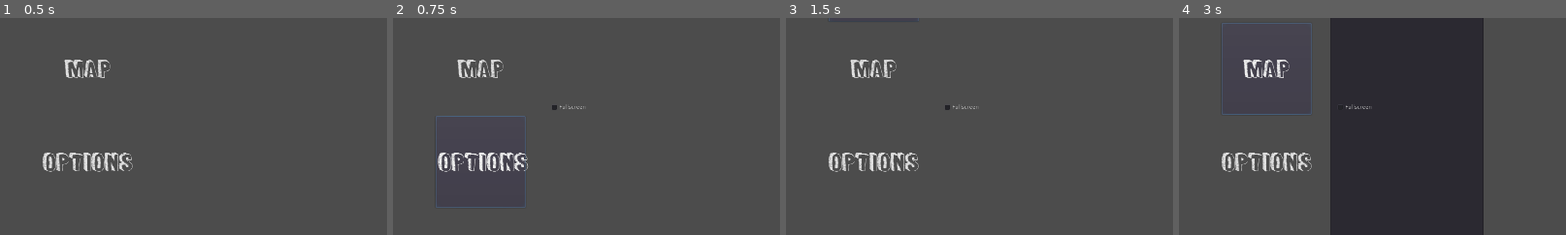
Above: before the commit, frames 1-4 (left to right).
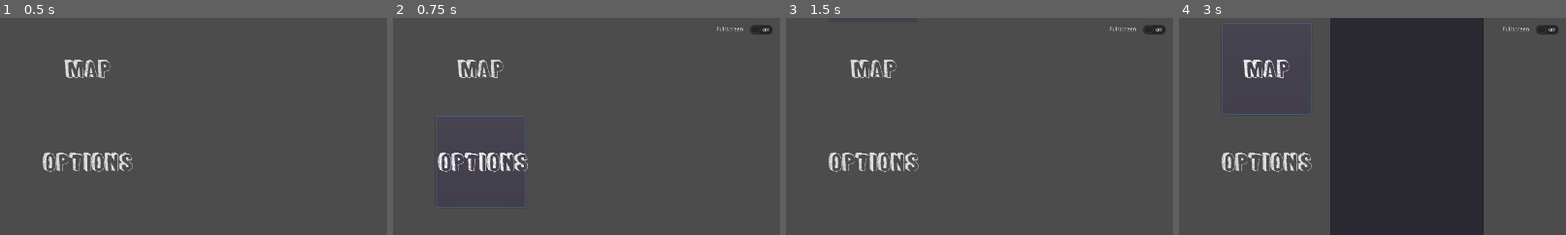
Above: after the commit, the same moments.

Repository: Lexxn0x3/Dungeons_and_Dragons
Game: Godot game, scene res://Main.tscn
Two runs of this game, one before a commit and one after it. Both use one fixed random seed, a clock stepped at 60 frames per second and the inputs below. The engine's default icon, where the game draws it, is replaced by a stand-in: a white triangle on a blue panel in a dark square.
Inputs:
- Up to frame 1 (0.5 s): no input
- Up to frame 2 (0.75 s): click "Options" at 0.5 s
- Up to frame 3 (1.5 s): click "Start" at 1.25 s
- Up to frame 4 (3 s): click "Start" at 2 s; click "Map" at 2.75 s
The pictures show only the part of the screen within x 1-51%, y 28-78%; the shares and areas given below are measured in that part.

Frame 1 is identical in both runs. In frame 2, 0.3% of the frame differs, in the area x 41-98%, y 3-43%; in frame 3, 0.3%; in frame 4, 0.3%.
Error after the commit: Invalid set index 'pressed' (on base: 'CheckButton') with value of type 'Nil'. (res://Options.gd:11)

Commit message:
Options and Escape Menu Improvements

Diff:
--- a/Game GoDot/EscMenu.gd
+++ b/Game GoDot/EscMenu.gd
@@ -22,4 +22,17 @@
 
 
 func _on_Resume_pressed():
-	pass
+	get_parent().playing = true
+	self.queue_free()
+	if get_parent().optionsShown == true:
+		get_parent()._instance_options()
+
+
+func _on_Options_pressed():
+	get_parent()._instance_options()
+
+
+func _on_MainMenu_button_pressed():
+	get_parent()._queue_free_player_map_escMenu_options()
+	get_parent()._instance_MainMenu()
+	get_parent().playing = false
--- a/Game GoDot/EscMenu.tscn
+++ b/Game GoDot/EscMenu.tscn
@@ -6,23 +6,45 @@
 script = ExtResource( 1 )
 
 [node name="Button" type="Button" parent="."]
-margin_left = 30.9846
-margin_top = 17.364
-margin_right = 237.985
-margin_bottom = 104.364
+margin_left = 34.3781
+margin_top = 311.32
+margin_right = 241.379
+margin_bottom = 398.32
 text = "Quit"
 __meta__ = {
 "_edit_use_anchors_": false
 }
 
 [node name="Button2" type="Button" parent="."]
-margin_left = 35.0857
-margin_top = 136.296
-margin_right = 242.086
-margin_bottom = 223.296
+margin_left = 33.4567
+margin_top = 10.2404
+margin_right = 240.457
+margin_bottom = 97.2405
 text = "Resume"
+__meta__ = {
+"_edit_use_anchors_": false
+}
+
+[node name="Button3" type="Button" parent="."]
+margin_left = 33.4567
+margin_top = 115.933
+margin_right = 240.457
+margin_bottom = 202.933
+text = "Options"
+__meta__ = {
+"_edit_use_anchors_": false
+}
+
+[node name="Button4" type="Button" parent="."]
+margin_left = 33.4567
+margin_top = 212.833
+margin_right = 240.457
+margin_bottom = 299.833
+text = "Main Menu"
 __meta__ = {
 "_edit_use_anchors_": false
 }
 [connection signal="pressed" from="Button" to="." method="_quit_Button_pressed"]
 [connection signal="pressed" from="Button2" to="." method="_on_Resume_pressed"]
+[connection signal="pressed" from="Button3" to="." method="_on_Options_pressed"]
+[connection signal="pressed" from="Button4" to="." method="_on_MainMenu_button_pressed"]
--- a/Game GoDot/Main.gd
+++ b/Game GoDot/Main.gd
@@ -2,38 +2,46 @@
 var mapScene
 var map
 var playerScene = load("res://Player/Player.tscn")
-var player = playerScene.instance()
+var player
+var optionsShown = false
+var optionsScene = load("res://Options.tscn")
+var options
+var mainMenu
 
 #Esc Menu
-var EscMenu
+var EscMenu = load("res://EscMenu.tscn")
 var menu
 
 var playing = false
 
-signal switchMenu
-
 # Called when the node enters the scene tree for the first time.
 func _ready():
-	EscMenu = load("res://EscMenu.tscn")
-	var config = ConfigFile.new()
-	config.save("user://settings.cfg")
+	var config = ConfigFile.new()                                               #creates config file in case
+	var err = config.load("user://settings.cfg")                                #it dosent exist already
+	if err == 7:
+		config.save("user://settings.cfg")
+	_instance_MainMenu()
+
+	if _read_ConfigFile("Graphics", "Fullscreen") == true||false:
+		OS.window_fullscreen = _read_ConfigFile("Graphics", "Fullscreen")
 
 func _process(delta):
 	pass
 
 func _input(ev):
-	if Input.is_action_pressed("ui_cancel") && playing == true:
+	if Input.is_action_just_pressed("ui_cancel") && playing == true:
 		menu = EscMenu.instance()
 		add_child(menu)
 		playing = false
 		print("add")
-#	if Input.is_action_pressed("ui_cancel") && playing == false:
-#		remove_child(menu)
-#		print("remove")
-#		playing = true
+	elif Input.is_action_just_pressed("ui_cancel") && playing == false:
+		playing = true
+		print("remove")
+		menu.queue_free()
 
 func _on_MainMenu_hitPlay():
-	var item = $MainMenu.get_selected_map()
+	player = playerScene.instance()
+	var item = mainMenu.get_selected_map()
 	if item != PoolIntArray():
 		if item == PoolIntArray([0]):
 			mapScene = load("res://Maps/The Dark Pit of Gothmog of Udun/The Dark Pit of Gothmog of Udun.tscn")
@@ -42,5 +50,42 @@
 		map = mapScene.instance()
 		add_child(map)
 		add_child(player)
-		$MainMenu.switch_Menu_visibility()
+		mainMenu.queue_free()
 		playing = true
+		if optionsShown == true:
+			options.queue_free()
+			optionsShown = false
+
+func _instance_options():
+	if optionsShown == false:
+		options = optionsScene.instance()
+		add_child(options)
+		optionsShown = true
+	elif optionsShown == true:
+		options.queue_free()
+		optionsShown = false
+
+func _set_ConfigFile(section, key, key_value):                                  #funktion to set the ini Config File at C:\Users\User\AppData\Roaming\Godot\app_userdata\Dungeons & Dragons
+	var config = ConfigFile.new()
+	var err = config.load("user://settings.cfg")                                #loading config file
+	if err == OK: # If not, something went wrong with the file loading
+		config.set_value(section, key, key_value)                               #sets the input variables from the funktion
+		# Save the changes by overwriting the previous file
+		config.save("user://settings.cfg")                                      #saves all the stuff to the fle
+		#print("saved")
+func _read_ConfigFile(section, key):                                            #funktion to read the ini Config File at C:\Users\User\AppData\Roaming\Godot\app_userdata\Dungeons & Dragons
+	var config = ConfigFile.new()
+	var err = config.load("user://settings.cfg")                                #loading config file
+	if err == OK: # If not, something went wrong with the file loading
+		return (config.get_value(section, key))
+
+func _instance_MainMenu():
+	var mainMenuScene = load("res://MainMenu/MainMenu.tscn")
+	mainMenu = mainMenuScene.instance()
+	add_child(mainMenu)
+
+func _queue_free_player_map_escMenu_options():
+	player.queue_free()
+	menu.queue_free()
+	map.queue_free()
+	mainMenu.queue_free()
--- a/Game GoDot/Main.tscn
+++ b/Game GoDot/Main.tscn
@@ -1,10 +1,6 @@
-[gd_scene load_steps=3 format=2]
+[gd_scene load_steps=2 format=2]
 
-[ext_resource path="res://MainMenu/MainMenu.tscn" type="PackedScene" id=2]
 [ext_resource path="res://Main.gd" type="Script" id=3]
 
 [node name="Main" type="Node"]
 script = ExtResource( 3 )
-
-[node name="MainMenu" parent="." instance=ExtResource( 2 )]
-[connection signal="hitPlay" from="MainMenu" to="." method="_on_MainMenu_hitPlay"]
--- a/Game GoDot/MainMenu/MainMenu.gd
+++ b/Game GoDot/MainMenu/MainMenu.gd
@@ -2,6 +2,9 @@
 signal hitPlay
 
 onready var itemList = get_node("ItemList")
+var optionsShown = false
+var optionsScene = load("res://Options.tscn")
+var options
 
 
 
@@ -9,30 +12,16 @@
 func _ready():
 	itemList.hide()
 	$CheckBox.hide()
-
-	if _read_ConfigFile("Graphics", "Fullscreen") == true||false:
-		OS.window_fullscreen = _read_ConfigFile("Graphics", "Fullscreen")
+#
+#	if get_parent()._read_ConfigFile("Graphics", "Fullscreen") == true||false:
+#		OS.window_fullscreen = get_parent()._read_ConfigFile("Graphics", "Fullscreen")
 
 func _process(delta):
 	pass
 
-func switch_Menu_visibility():
-	if $MarginContainer/HBoxContainer/VBoxContainer/Start.is_visible_in_tree():
-		$MarginContainer/HBoxContainer/VBoxContainer/Start.hide()
-		$MarginContainer/HBoxContainer/VBoxContainer/Map.hide()
-		$MarginContainer/HBoxContainer/VBoxContainer/Options.hide()
-		$MarginContainer/HBoxContainer/VBoxContainer/Quit.hide()
-		print("hide")
-	else:
-		$MarginContainer/HBoxContainer/VBoxContainer/Start.show()
-		$MarginContainer/HBoxContainer/VBoxContainer/Map.show()
-		$MarginContainer/HBoxContainer/VBoxContainer/Options.show()
-		$MarginContainer/HBoxContainer/VBoxContainer/Quit.show()
-		print("show")
-
 #untile here all Menu button funktions of the MainMenu
 func _on_Start_pressed():
-	emit_signal("hitPlay")
+	get_parent()._on_MainMenu_hitPlay()
 
 
 func _on_Quit_pressed():
@@ -53,29 +42,10 @@
 func _on_CheckBox_pressed():
 	OS.window_fullscreen = !OS.window_fullscreen
 	if OS.window_fullscreen == false:
-		_set_ConfigFile("Graphics", "Fullscreen", false)
+		get_parent()._set_ConfigFile("Graphics", "Fullscreen", false)
 	else:
-		_set_ConfigFile("Graphics", "Fullscreen", true)
+		get_parent()._set_ConfigFile("Graphics", "Fullscreen", true)
 	#print(OS.window_fullscreen)
 
 func _on_Options_pressed():
-	if $CheckBox.is_visible_in_tree():
-		$CheckBox.hide()
-	else:
-		$CheckBox.show()
-
-
-func _set_ConfigFile(section, key, key_value):                                  #funktion to set the ini Config File at C:\Users\User\AppData\Roaming\Godot\app_userdata\Dungeons & Dragons
-	var config = ConfigFile.new()
-	var err = config.load("user://settings.cfg")                                #loading config file
-	if err == OK: # If not, something went wrong with the file loading
-		config.set_value(section, key, key_value)                               #sets the input variables from the funktion
-		# Save the changes by overwriting the previous file
-		config.save("user://settings.cfg")                                      #saves all the stuff to the fle
-		#print("saved")
-
-func _read_ConfigFile(section, key):                                            #funktion to read the ini Config File at C:\Users\User\AppData\Roaming\Godot\app_userdata\Dungeons & Dragons
-	var config = ConfigFile.new()
-	var err = config.load("user://settings.cfg")                                #loading config file
-	if err == OK: # If not, something went wrong with the file loading
-		return (config.get_value(section, key))                                 #gets value form the file and returns it
+	get_parent()._instance_options()                                            #calls the funktion _instance_optons from the MainScene                           #gets value form the file and returns it
--- /dev/null
+++ b/Game GoDot/Options.gd
@@ -0,0 +1,21 @@
+extends Control
+
+
+# Declare member variables here. Examples:
+# var a = 2
+# var b = "text"
+
+
+# Called when the node enters the scene tree for the first time.
+func _ready():
+	get_node("Label/CheckButton").pressed = get_parent()._read_ConfigFile("Graphics", "Fullscreen")
+
+
+# Called every frame. 'delta' is the elapsed time since the previous frame.
+#func _process(delta):
+#	pass
+
+
+func _on_Fullscreen_CheckButton_toggled(button_pressed):
+	OS.window_fullscreen = button_pressed
+	get_parent()._set_ConfigFile("Graphics", "Fullscreen", button_pressed)
--- /dev/null
+++ b/Game GoDot/Options.tscn
@@ -0,0 +1,32 @@
+[gd_scene load_steps=2 format=2]
+
+[ext_resource path="res://Options.gd" type="Script" id=1]
+
+[node name="Control" type="Control"]
+anchor_right = 1.0
+anchor_bottom = 1.0
+mouse_filter = 2
+script = ExtResource( 1 )
+__meta__ = {
+"_edit_use_anchors_": false
+}
+
+[node name="Label" type="Label" parent="."]
+margin_left = 820.554
+margin_top = 319.98
+margin_right = 886.554
+margin_bottom = 333.98
+text = "Fullscreen"
+__meta__ = {
+"_edit_use_anchors_": false
+}
+
+[node name="CheckButton" type="CheckButton" parent="Label"]
+margin_left = 73.5844
+margin_top = -12.1934
+margin_right = 149.584
+margin_bottom = 27.8066
+__meta__ = {
+"_edit_use_anchors_": false
+}
+[connection signal="toggled" from="Label/CheckButton" to="." method="_on_Fullscreen_CheckButton_toggled"]
--- a/Game GoDot/Player/Player.tscn
+++ b/Game GoDot/Player/Player.tscn
@@ -17,6 +17,7 @@
 
 [node name="Player" type="KinematicBody2D"]
 script = ExtResource( 2 )
+speed = 200
 
 [node name="AnimatedSprite" type="AnimatedSprite" parent="."]
 position = Vector2( -0.150009, 0.268127 )
Not shown, added: Documents/~$atures to be included in order to archive first iteration of playability.docx
